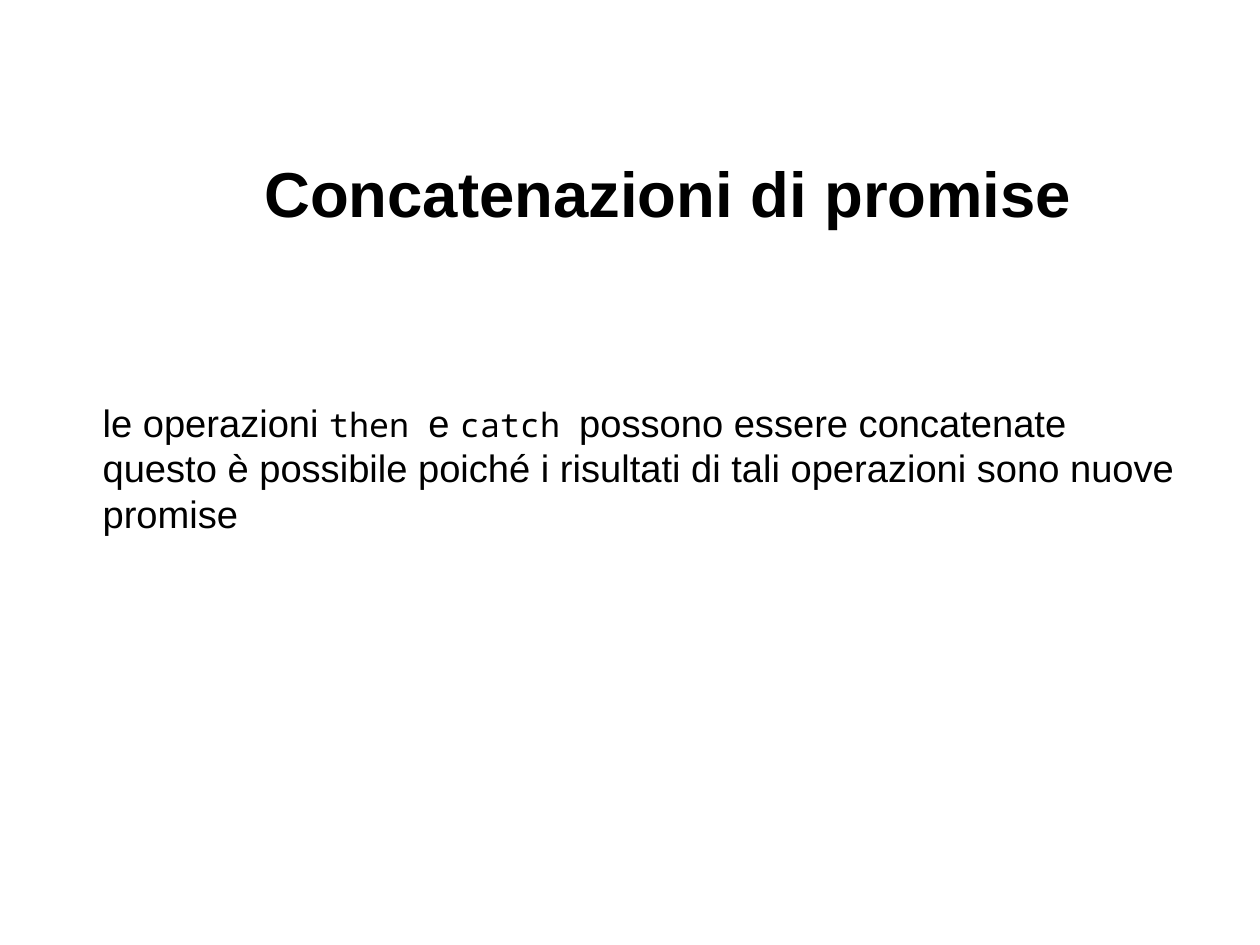
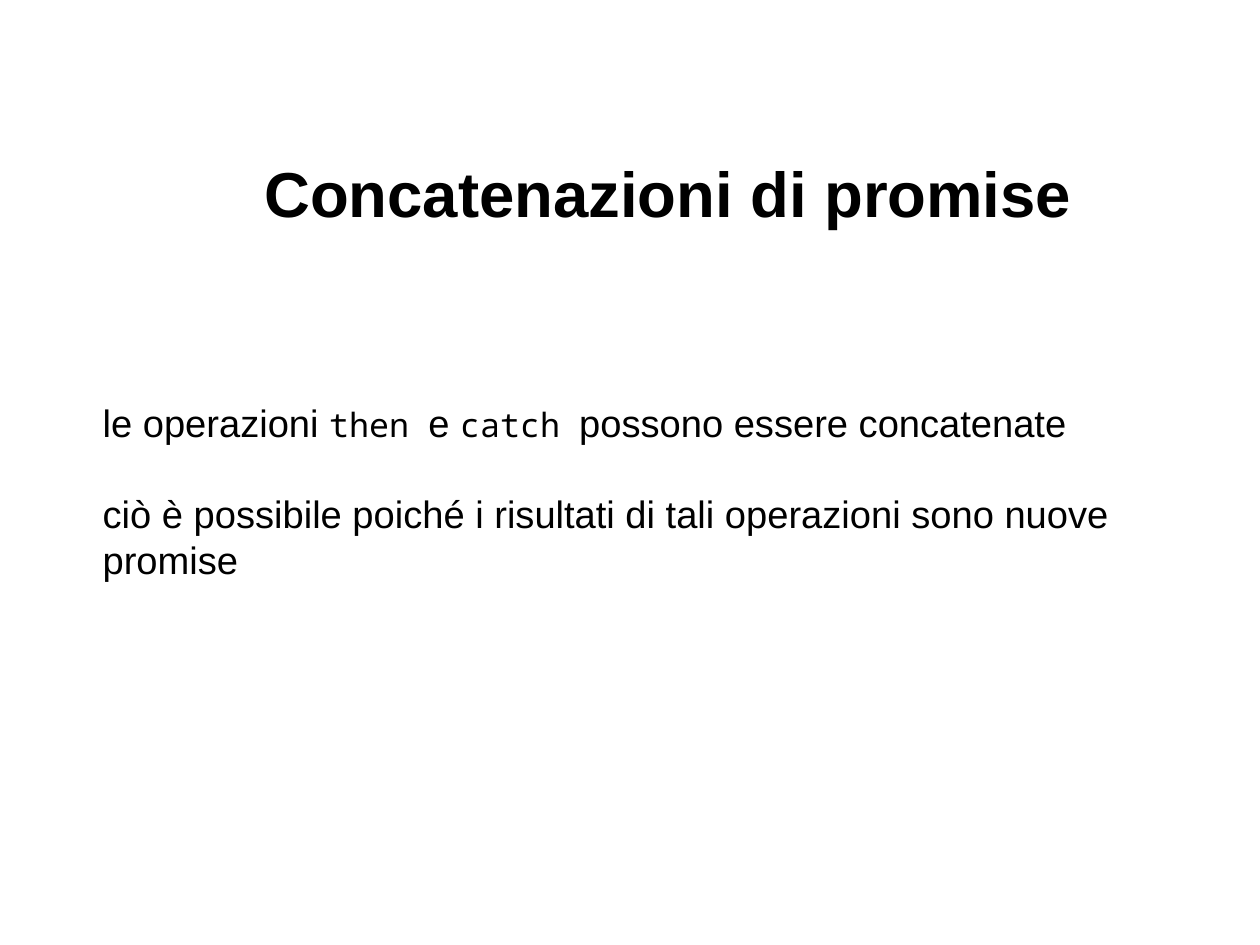
Before and after one commit to davideancona/minicorsiRAISE, a slide deck: slide 9 of iot/NodeJs2.odp. Drawn at 1260x945 pixels with LibreOffice and Linux fonts; fonts in the diff are those of the drawing. Boxes give left, top, right and bottom in pixels: in the first picture for what was removed or moved away, otherwise in the second. Text is boxed around its words. In the diff, an @@ line names an element or a change of style, - is before the commit and + after.

```diff
--- a/iot/NodeJs2.odp
+++ b/iot/NodeJs2.odp
@@ text at <box>103,500,1109,582</box>: text changed @@
-questo è possibile poiché i risultati di tali operazioni sono nuove promise
+ciò è possibile poiché i risultati di tali operazioni sono nuove promise
```
Also in this commit, not shown: 3 other slides changed.
